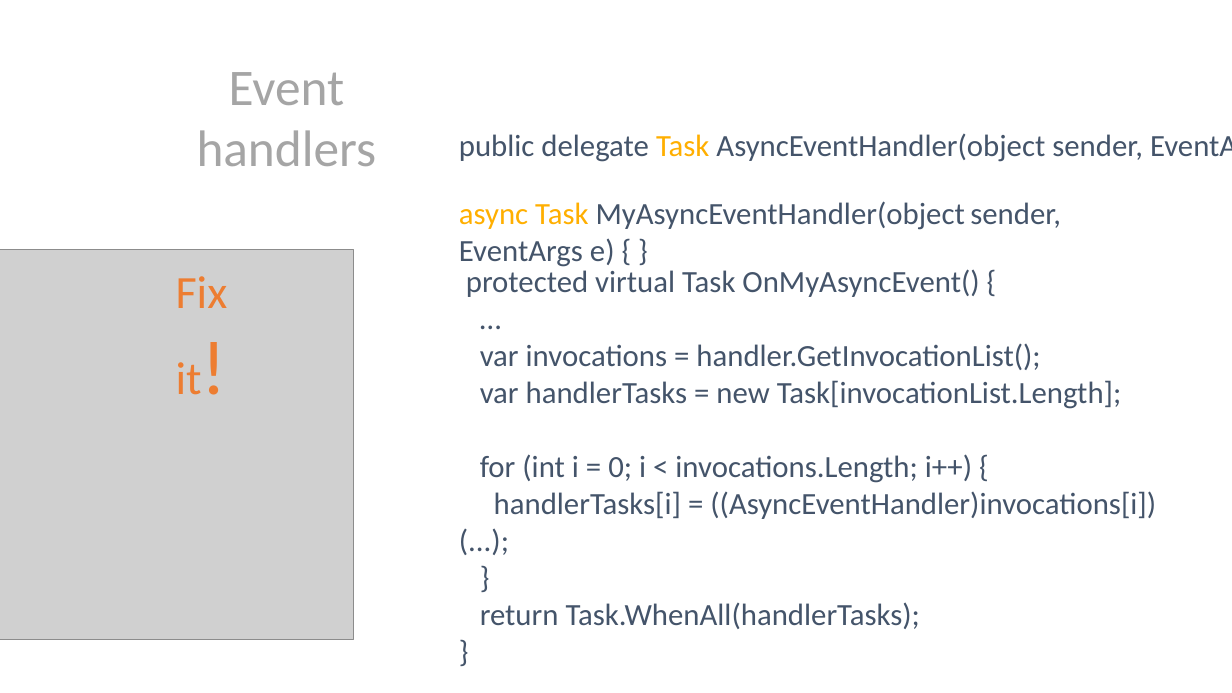
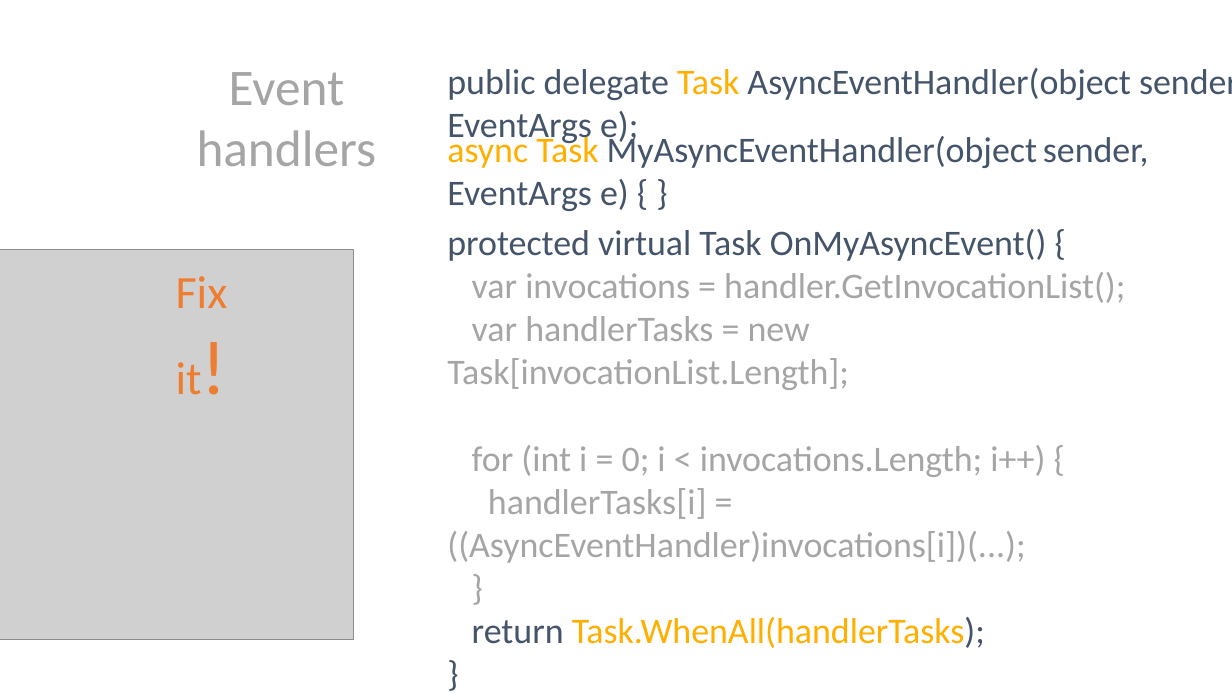
Before and after one commit to danielmarbach/RearchitectTowardsAsyncAwait, a slide deck: slide 39 of presentation.pptx (slide 40 before the commit). Drawn at 1232x693 pixels with LibreOffice and Linux fonts; fonts in the diff are those of the drawing; grey boxes stand for pictures. Boxes give left, top, right and bottom in pixels: in the first picture for what was removed or moved away, otherwise in the second. Text is boxed around its words. In the diff, an @@ line names an element or a change of style, - is before the commit and + after.

```diff
--- a/presentation.pptx
+++ b/presentation.pptx
@@ text "public delegate Task AsyncEventHandler(object sender, ...": place and size @@
-text "public delegate Task AsyncEventHandler(object sender, ..." at [459, 134, 1143, 162]
+text "public delegate Task AsyncEventHandler(object sender, ..." at [447, 68, 1232, 147]
@@ text "public delegate Task AsyncEventHandler(object sender, ..." at [447, 68, 1232, 147]: size 24 to 28 pt @@
@@ text "async Task MyAsyncEventHandler(object sender, EventArgs ..." at [447, 132, 1149, 211]: size 24 to 28 pt @@
@@ text "async Task MyAsyncEventHandler(object sender, EventArgs ...": place and size @@
-text "async Task MyAsyncEventHandler(object sender, EventArgs ..." at [459, 201, 1061, 267]
+text "async Task MyAsyncEventHandler(object sender, EventArgs ..." at [447, 132, 1149, 211]
@@ text at [447, 229, 1125, 648]: paragraph removed @@
-…
@@ text "protected virtual Task OnMyAsyncEvent() {": place and size @@
-text "protected virtual Task OnMyAsyncEvent() {" at [466, 266, 1156, 629]
+text "protected virtual Task OnMyAsyncEvent() {" at [447, 229, 1125, 648]
@@ text "protected virtual Task OnMyAsyncEvent() {" at [447, 229, 1125, 648]: size 24 to 28 pt; text colour #44546A to #A5A5A5 in "var invocations = handler.GetInvocationList();", "var handlerTasks = new Task[invocationList.Length];", "for (int i = 0; i < ...", "handlerTasks[i] = ((AsyncEventHandler)invocations[i])(...);" and 1 more places; text colour #44546A to #FFAF00 in "Task.WhenAll(handlerTasks);" @@
```
Also in this commit, not shown: 17 other slides changed, 8 slides added, 8 slides removed, 1 other file.
